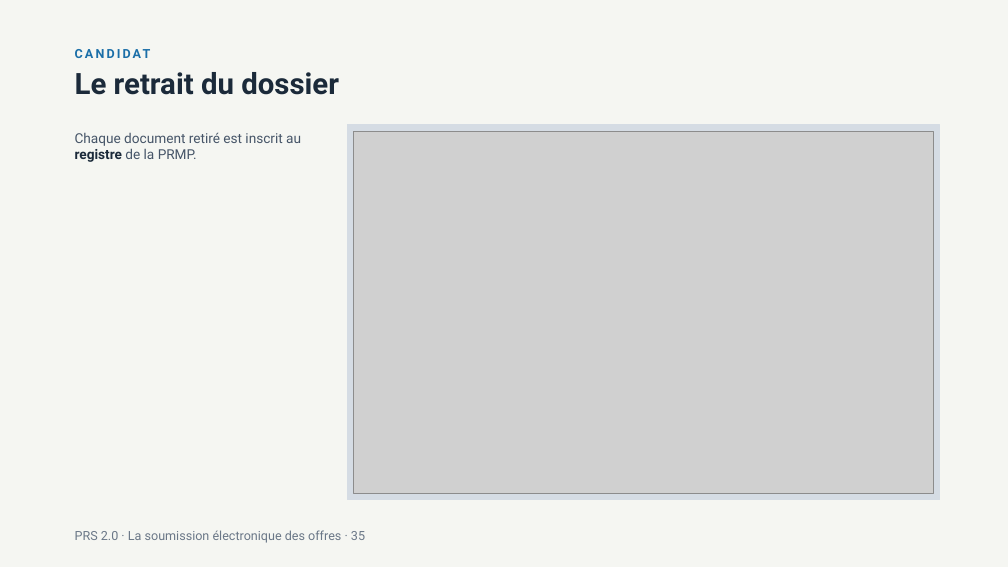
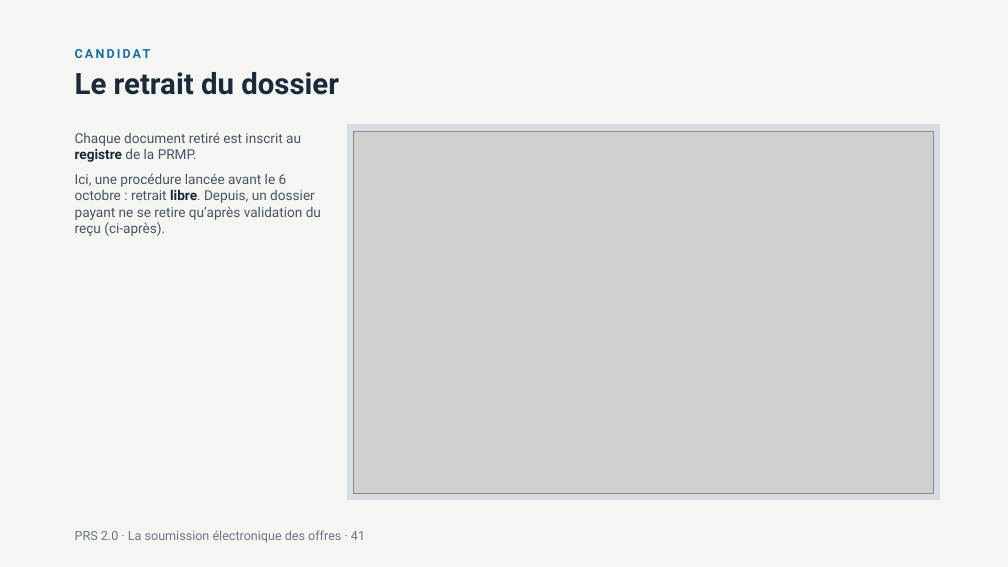
Before and after one commit to lralaitsilanihasy-create/PRS2.0-frontend, a slide deck: slide 41 of docs/documentation/PRS2-soumission-electronique-2026-10-05.pptx (slide 35 before the commit). Drawn at 1008x567 pixels with LibreOffice and Linux fonts; fonts in the diff are those of the drawing; grey boxes stand for pictures. Boxes give left, top, right and bottom in pixels: in the first picture for what was removed or moved away, otherwise in the second. Text is boxed around its words. In the diff, an @@ line names an element or a change of style, - is before the commit and + after.

```diff
--- a/docs/documentation/PRS2-soumission-electronique-2026-10-05.pptx
+++ b/docs/documentation/PRS2-soumission-electronique-2026-10-05.pptx
@@ text at <box>75,173,321,236</box>: paragraph added @@
+• Ici, une procédure lancée avant le 6 octobre : retrait libre. Depuis, un dossier payant ne se retire qu’après validation du reçu (ci-après).
@@ text at <box>75,530,365,543</box>: text changed @@
-PRS 2.0 · La soumission électronique des offres · 35
+PRS 2.0 · La soumission électronique des offres · 41
```
Also in this commit, not shown: 70 other slides changed, 18 slides added, 11 other files.
